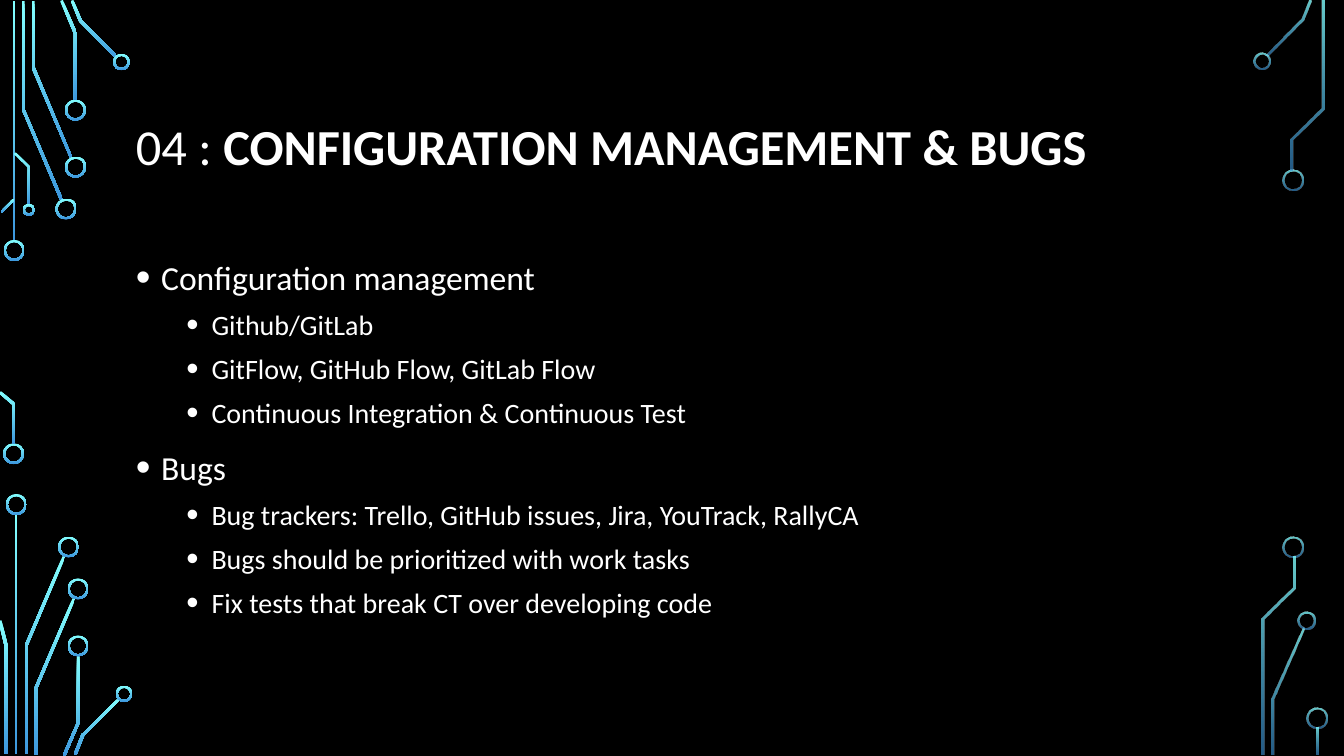
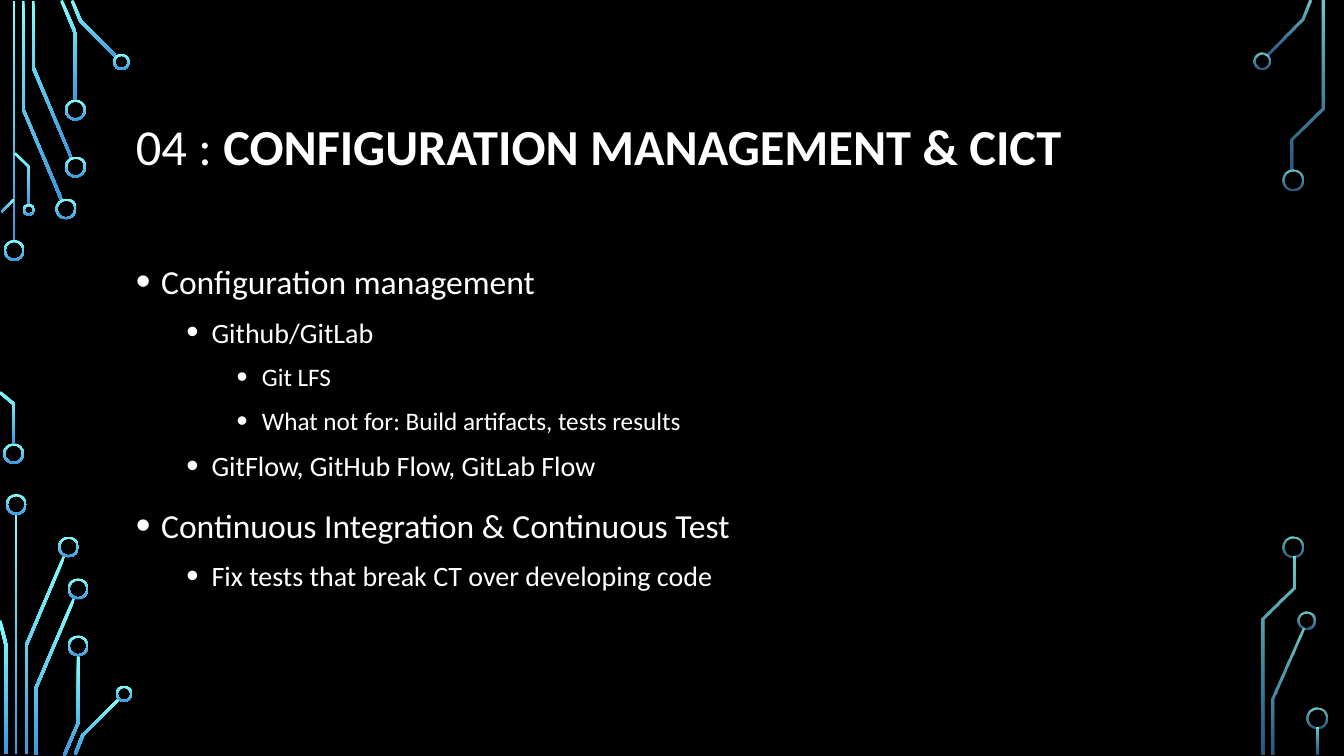
Before and after one commit to AdamCorbinFAUPhD/CEN5035-Software-Engineering, a slide deck: slide 6 of mini_lectures/Mini lectures.pptx. Drawn at 1344x756 pixels with LibreOffice and Linux fonts; fonts in the diff are those of the drawing; background and template pictures are left out. Boxes give left, top, right and bottom in pixels: in the first picture for what was removed or moved away, otherwise in the second. Text is boxed around its words. In the diff, an @@ line names an element or a change of style, - is before the commit and + after.

```diff
--- a/mini_lectures/Mini lectures.pptx
+++ b/mini_lectures/Mini lectures.pptx
@@ title at [136,132,1061,166]: text changed @@
-04 : CONFIGURATION MANAGEMENT & BUGS
+04 : CONFIGURATION MANAGEMENT & CICT
@@ text at [161,270,729,591]: size 20 to 24 pt in "Continuous Integration & Continuous Test"; line spacing 1.1 to 1.2; list level 2 to 1 in "Continuous Integration & Continuous Test" @@
@@ text at [262,368,680,433]: paragraphs added @@
+    • Git LFS
+    • What not for: Build artifacts, tests results
@@ text at [161,458,858,574]: paragraphs removed @@
-• Bugs
-  • Bug trackers: Trello, GitHub issues, Jira, YouTrack, RallyCA
-  • Bugs should be prioritized with work tasks
```
Also in this commit, not shown: 3 other slides changed, 1 slide added, 4 other files.
